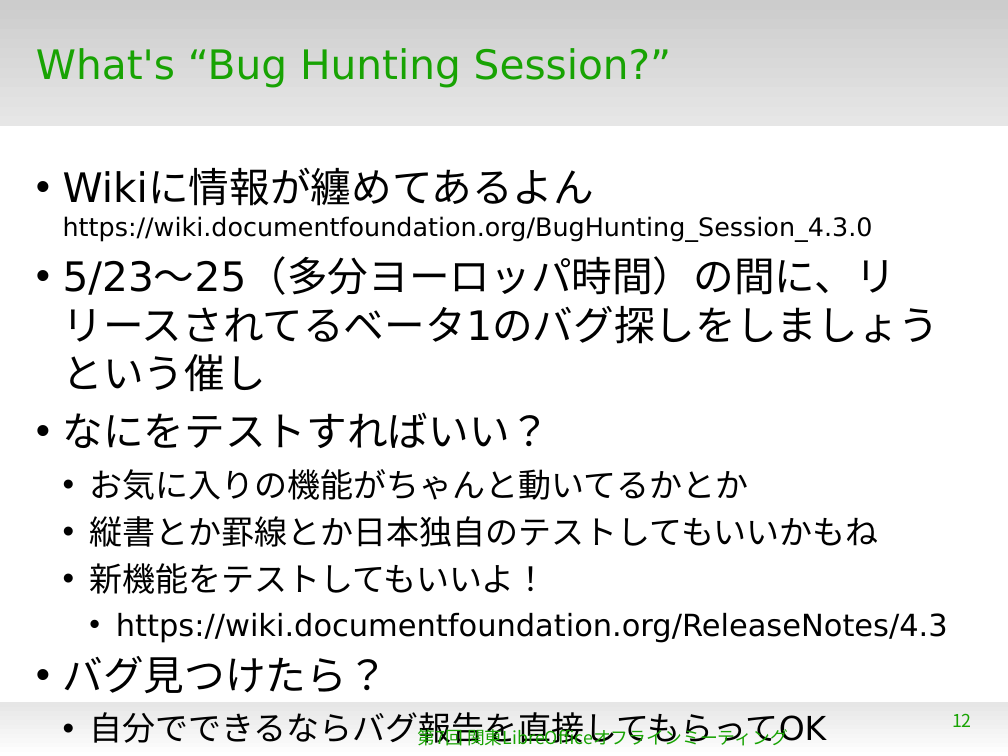
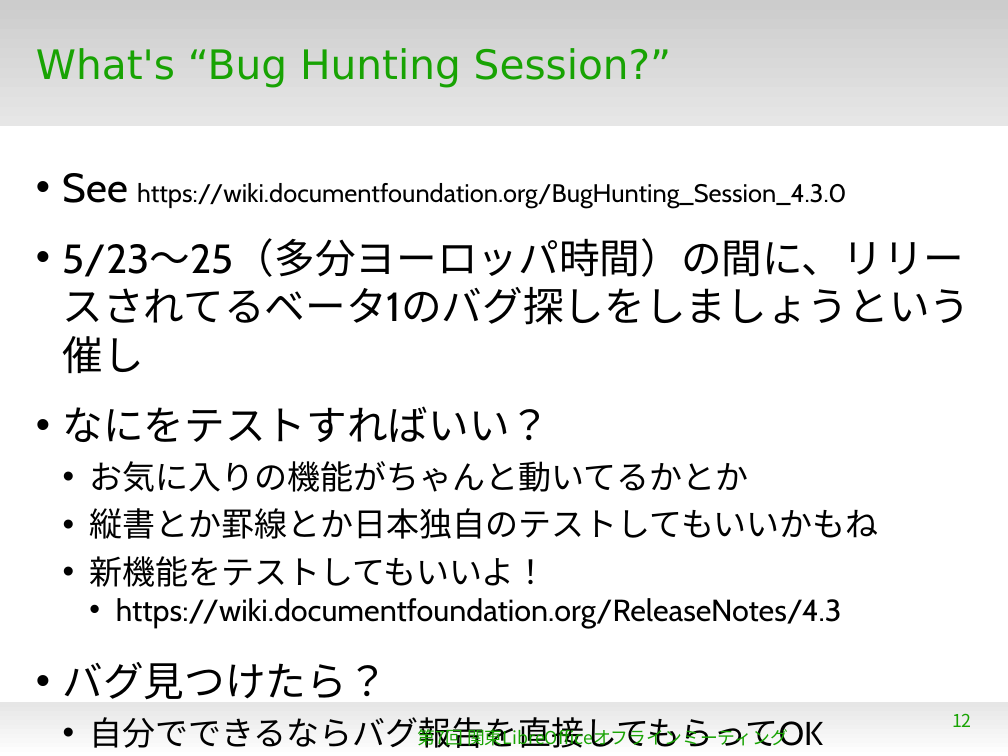
Before and after one commit to naruoga/KantoLibreOffice, a slide deck: slide 12 of May2014/201405news.odp. Drawn at 1008x756 pixels with LibreOffice and Linux fonts; fonts in the diff are those of the drawing; background and template pictures are left out. Boxes give left, top, right and bottom in pixels: in the first picture for what was removed or moved away, otherwise in the second. Text is boxed around its words. In the diff, an @@ line names an element or a change of style, - is before the commit and + after.

Commit message:
May2014/201405news.odp - 関東オフの今後について少し書き直し

```diff
--- a/May2014/201405news.odp
+++ b/May2014/201405news.odp
@@ text at bbox=[63, 173, 846, 208]: text changed; font DejaVu Sans to Cabin @@
-• Wikiに情報が纏めてあるよん
-  https://wiki.documentfoundation.org/BugHunting_Session_4.3.0
+• See https://wiki.documentfoundation.org/BugHunting_Session_4.3.0
@@ text at bbox=[63, 238, 971, 748]: font DejaVu Sans to Cabin in "5/23〜25（多分ヨーロッパ時間）の間に、リリースされてるベータ1のバグ探しをしましょうという催し", "なにをテストすればいい？", "お気に入りの機能がちゃんと動いてるかとか", "縦書とか罫線とか日本独自のテストしてもいいかもね" and 5 more places; more space between paragraphs @@
```
Also in this commit, not shown: 12 other slides changed, 4 slides added.
